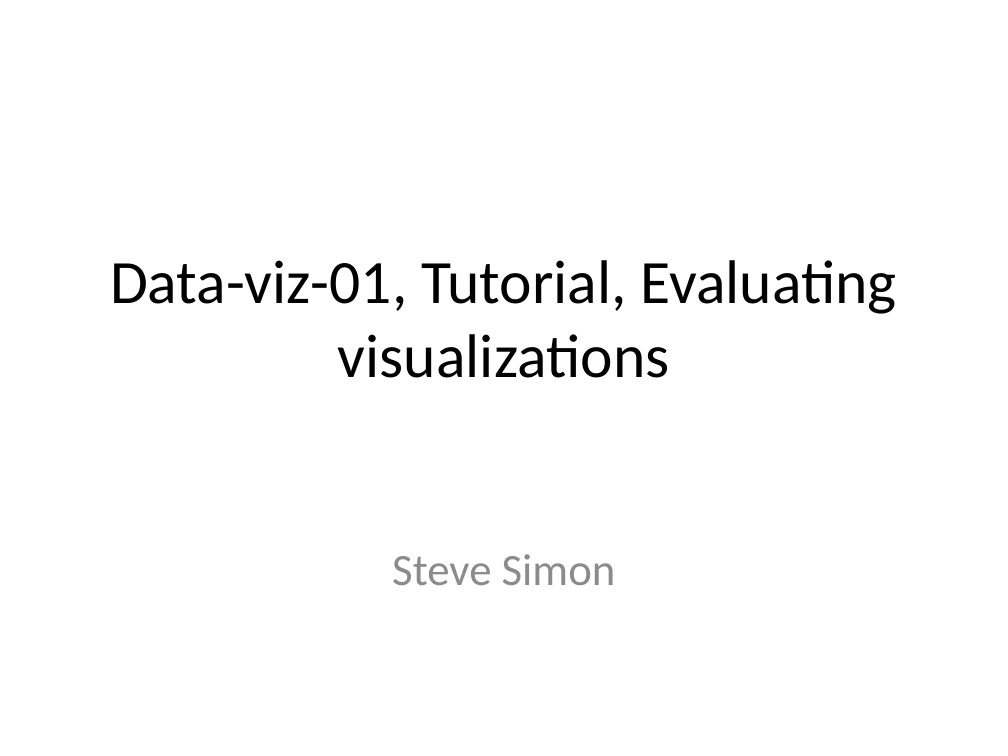
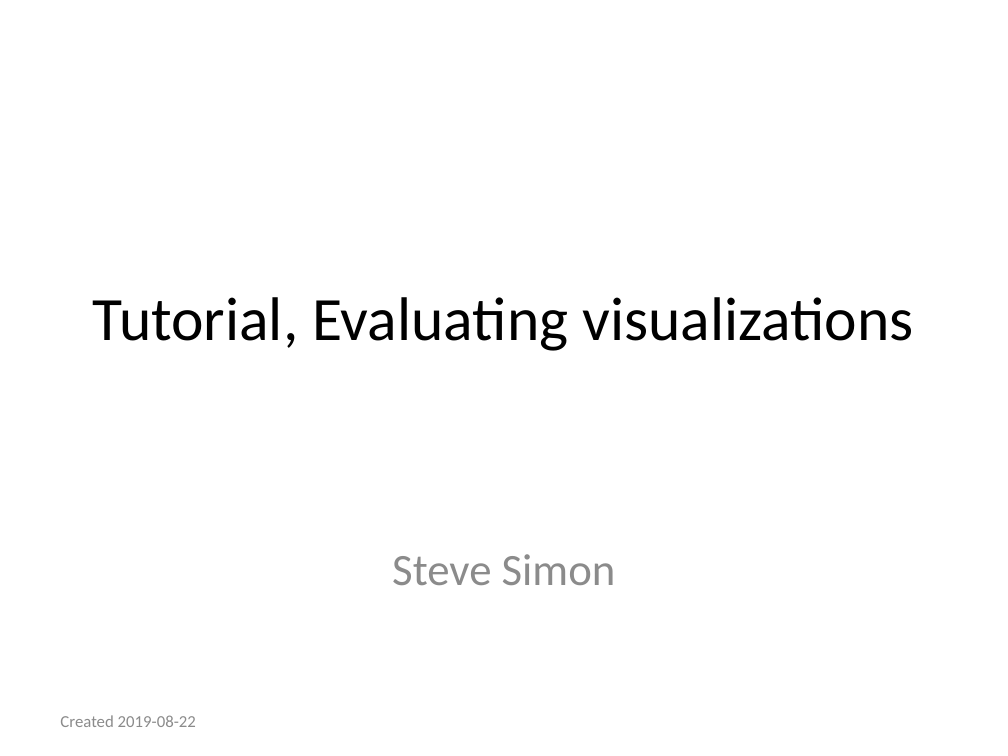
Before and after one commit to pmean/data-visualization, a slide deck: slide 1 of data-viz-01/component/tutorial-evaluation.pptx. Drawn at 1008x756 pixels with LibreOffice and Linux fonts; fonts in the diff are those of the drawing. Boxes give left, top, right and bottom in pixels: in the first picture for what was removed or moved away, otherwise in the second. Text is boxed around its words. In the diff, an @@ line names an element or a change of style, - is before the commit and + after.

Commit message:
Revised fundamentals in data-viz-01

```diff
--- a/data-viz-01/component/tutorial-evaluation.pptx
+++ b/data-viz-01/component/tutorial-evaluation.pptx
@@ title at [93, 297, 913, 351]: text changed @@
-Data-viz-01, Tutorial, Evaluating visualizations
+Tutorial, Evaluating visualizations
@@ text added at [60, 715, 196, 727], 12 pt, text #8C8C8C @@
+Created 2019-08-22
```
Also in this commit, not shown: 3 other slides changed, 1 slide added, 47 other files.
